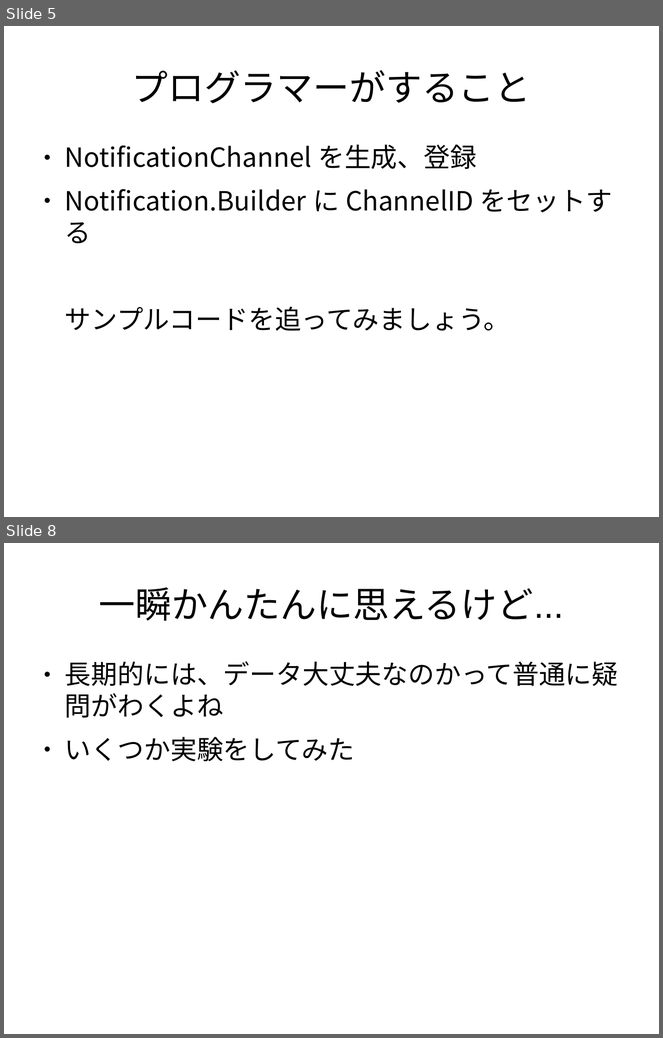
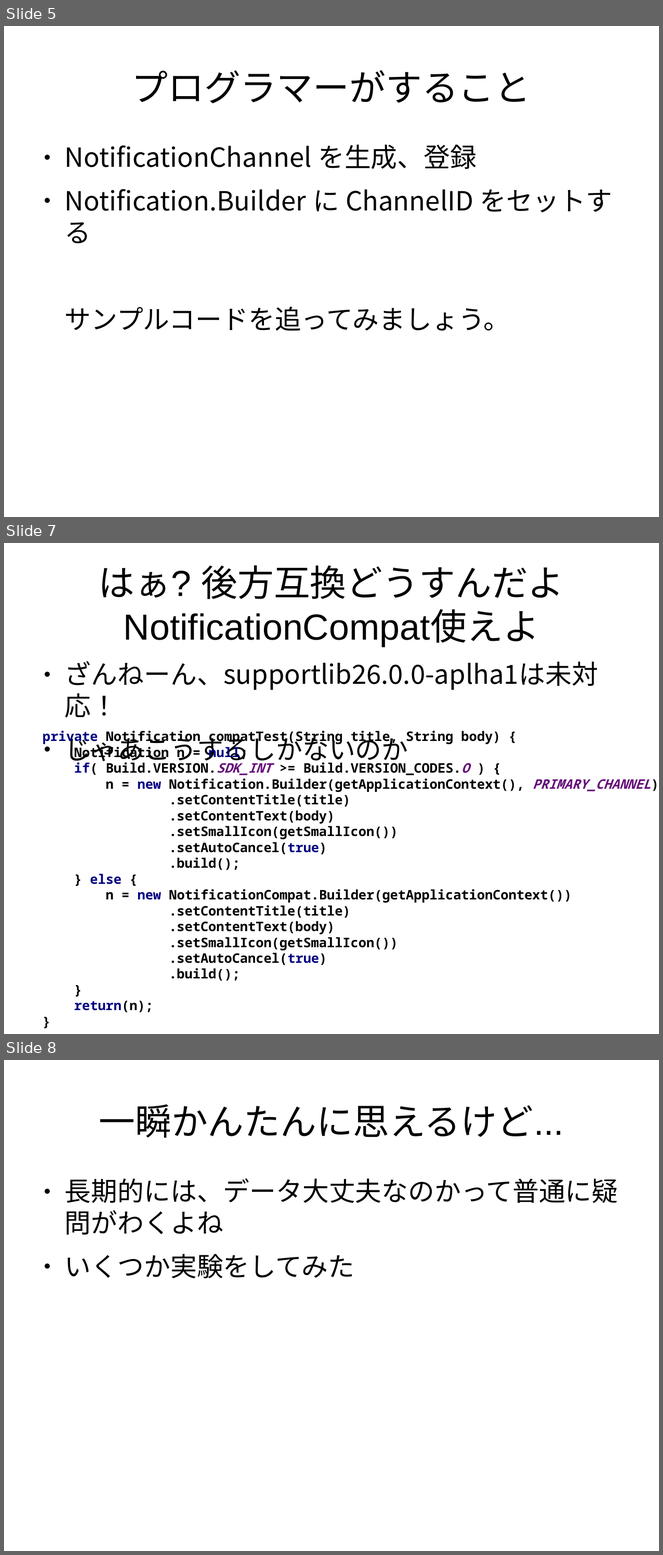
Before and after one commit to tmhouse/TestNotificationChannelSample, a slide deck: NotificationChannelについて.odp. Shown one above the other, each under a label of ours: slides 5 and 8 before the commit, slides 5, 7 and 8 after it; the slides between them are not shown. The pictures are 663x1038 and 663x1555 pixels, drawn with LibreOffice and Linux fonts; fonts in the diff are those of the drawing. Boxes give left, top, right and bottom in pixels: in the first picture for what was removed or moved away, otherwise in the second. Text is boxed around its words. In the diff, an @@ line names an element or a change of style, - is before the commit and + after.

```diff
--- a/NotificationChannelについて.odp
+++ b/NotificationChannelについて.odp
@@ slide 7 added at [4,543,659,1034], background #FFFFFF @@
@@ title added at [98,565,564,646], 44 pt, text #000000 @@
+はぁ? 後方互換どうすんだよ
+NotificationCompat使えよ
@@ text added at [65,661,598,766], 32 pt, text #000000 @@
+● ざんねーん、supportlib26.0.0-aplha1は未対応！
+● じゃあこうするしかないのか
@@ text added at [42,731,651,1013], 16 pt, text #000000, bold @@
+private Notification compatTest(String title, String body) {
+Notification n = null;
+if( Build.VERSION.SDK_INT >= Build.VERSION_CODES.O ) {
+n = new Notification.Builder(getApplicationContext(), PRIMARY_CHANNEL)
+.setContentTitle(title)
+.setContentText(body)
+.setSmallIcon(getSmallIcon())
+.setAutoCancel(true)
+.build();
+} else {
+n = new NotificationCompat.Builder(getApplicationContext())
+.setContentTitle(title)
+.setContentText(body)
+.setSmallIcon(getSmallIcon())
+.setAutoCancel(true)
+.build();
+}
+return(n);
+}
```
Also in this commit, not shown: 1 slide changed, 3 slides removed, 2 other files.
